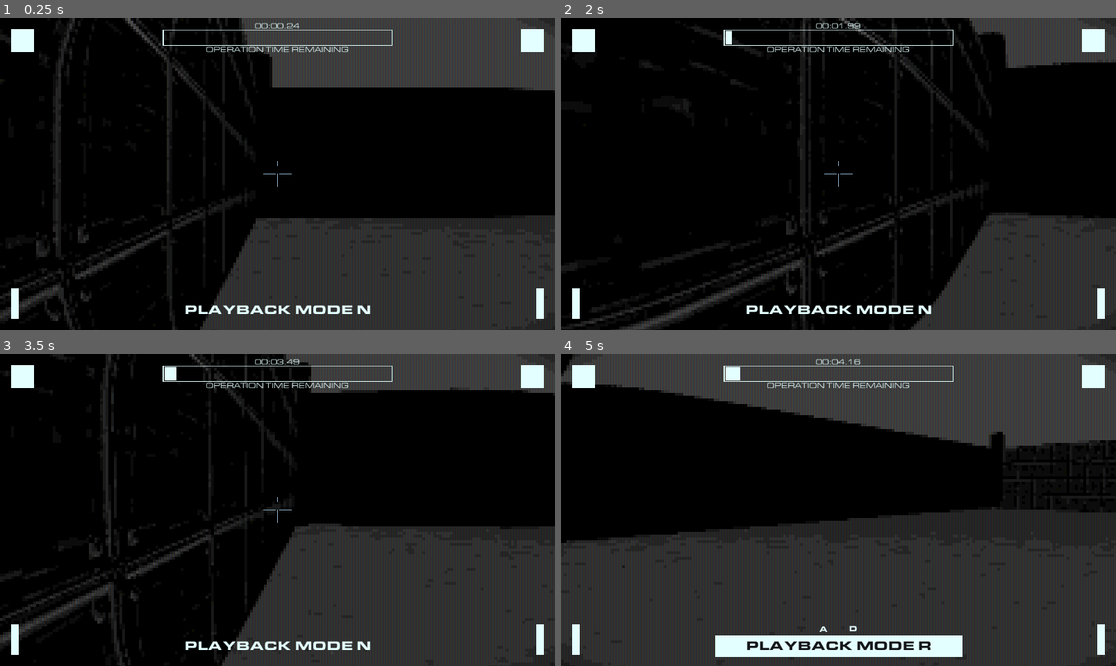
Above: before the commit, frames 1-4 (two rows, left to right).
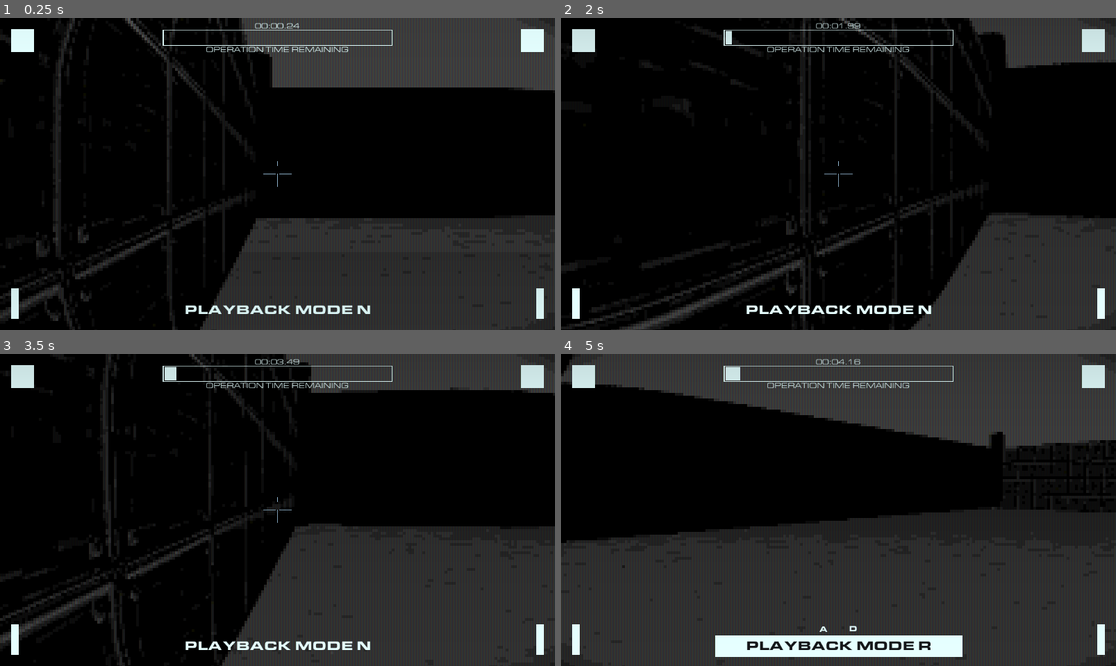
Above: after the commit, the same moments.

Repository: hadder10/Finished_game_2
Game: Godot game, scene res://Scenes/lvls/Level_1.tscn
Two runs of this game, one before a commit and one after it. Both use one fixed random seed, a clock stepped at 60 frames per second and the inputs below. Sound files missing from this copy of the repository are replaced by a short silence.
Inputs (mouse positions are in pixels of both pictures, inside the frame that each line leads up to):
- Up to frame 1 (0.25 s): no input
- Up to frame 2 (2 s): tap Enter (ui_accept) at 0.5, 0.77, 1.52 s; move the mouse to (866, 174) at 0.52 s; press the mouse at (866, 174) at 0.53 s; hold Shift (accel) from 0.53 s (still down); move the mouse to (810, 174) at 1.27 s; release the mouse at (810, 174) at 1.28 s; click (810, 174) at 1.35 s
- Up to frame 3 (3.5 s): keep holding Shift (accel); move the mouse to (288, 503) at 2.02 s; press the mouse at (288, 503) at 2.03 s; move the mouse to (271, 516) at 2.77 s; release the mouse at (271, 516) at 2.78 s; click (271, 516) at 2.85 s; tap Enter (ui_accept) at 3.02 s
- Up to frame 4 (5 s): keep holding Shift (accel); move the mouse to (877, 513) at 3.52 s; press the mouse at (877, 513) at 3.53 s; tap Enter (ui_accept) at 3.77, 4.52 s; tap Space (pause) at 4.15 s; move the mouse to (794, 506) at 4.27 s; release the mouse at (794, 506) at 4.28 s; click (794, 506) at 4.35 s

The runs differ from the first frame. In frame 2, 0.5% of the frame differs, in the area x 2-98%, y 1-54%; in frame 3, 0.5%; in frame 4, 0.5%, in the area x 2-98%, y 1-9%.

Commit message:
Sound for NPC death

Diff:
--- a/Scenes/lvls/Level_1.tscn
+++ b/Scenes/lvls/Level_1.tscn
@@ -13,6 +13,9 @@
 [ext_resource type="Texture2D" uid="uid://sfpwrkifjx2t" path="res://Assets/tiles/ass_Asphalt_002_NORM.png" id="9_ppw18"]
 [ext_resource type="Shader" path="res://Assets/shader/fisheye.gdshader" id="11_pe30f"]
 [ext_resource type="Shader" path="res://Assets/shader/pixilise.gdshader" id="12_yb2of"]
+[ext_resource type="Shader" path="res://Assets/shader/streaks.gdshader" id="13_ayekm"]
+[ext_resource type="PackedScene" uid="uid://bf8f45a25urks" path="res://Scenes/npc/npc.tscn" id="14_p861l"]
+[ext_resource type="PackedScene" uid="uid://bm0oysj3srqg4" path="res://Scenes/scripts/path_node.tscn" id="15_jcoiw"]
 
 [sub_resource type="StandardMaterial3D" id="StandardMaterial3D_ujjqi"]
 resource_name = "Material"
@@ -213,6 +216,9 @@
 [sub_resource type="ShaderMaterial" id="ShaderMaterial_w6ixr"]
 shader = ExtResource("12_yb2of")
 
+[sub_resource type="ShaderMaterial" id="ShaderMaterial_j8yhu"]
+shader = ExtResource("13_ayekm")
+
 [node name="Level_1" type="Node3D"]
 
 [node name="CountdownControl" type="Control" parent="." node_paths=PackedStringArray("player", "rewind_widget", "crosshair", "countdownBar", "countdownLabel")]
@@ -266,16 +272,37 @@
 grow_vertical = 2
 mouse_filter = 2
 
+[node name="WhiteShtuka" type="CanvasLayer" parent="."]
+
+[node name="ColorRect" type="ColorRect" parent="WhiteShtuka"]
+material = SubResource("ShaderMaterial_j8yhu")
+offset_right = 1151.0
+offset_bottom = 647.0
+mouse_filter = 2
+
 [node name="HUD" parent="." instance=ExtResource("4_805dc")]
 
 [node name="RewindWidget" parent="HUD" index="2"]
 mouse_filter = 2
 
+[node name="npc" parent="." node_paths=PackedStringArray("FIRST_ACTION_NODE") instance=ExtResource("14_p861l")]
+transform = Transform3D(1, 0, 0, 0, 1, 0, 0, 0, 1, 0, 1.3435, 0)
+FIRST_ACTION_NODE = NodePath("../npc_path_node")
+
+[node name="npc_path_node" parent="." instance=ExtResource("15_jcoiw")]
+
 [connection signal="fast_forward_end" from="test_player" to="CountdownControl" method="_on_test_player_fast_forward_end"]
+[connection signal="fast_forward_end" from="test_player" to="npc" method="_on_test_player_fast_forward_end"]
 [connection signal="fast_forward_start" from="test_player" to="CountdownControl" method="_on_test_player_fast_forward_start"]
+[connection signal="fast_forward_start" from="test_player" to="npc" method="_on_test_player_fast_forward_start"]
 [connection signal="pause_end" from="test_player" to="CountdownControl" method="_on_test_player_pause_end"]
+[connection signal="pause_end" from="test_player" to="npc" method="_on_test_player_pause_end"]
 [connection signal="pause_start" from="test_player" to="CountdownControl" method="_on_test_player_pause_start"]
+[connection signal="pause_start" from="test_player" to="npc" method="_on_test_player_pause_start"]
 [connection signal="rewind_end" from="test_player" to="CountdownControl" method="_on_test_player_rewind_end"]
+[connection signal="rewind_end" from="test_player" to="npc" method="_on_test_player_rewind_end"]
 [connection signal="rewind_start" from="test_player" to="CountdownControl" method="_on_test_player_rewind_start"]
+[connection signal="rewind_start" from="test_player" to="npc" method="_on_test_player_rewind_start"]
+[connection signal="shot" from="test_player" to="npc" method="_on_test_player_shot"]
 
 [editable path="HUD"]
--- a/Scenes/npc/npc.gd
+++ b/Scenes/npc/npc.gd
@@ -8,6 +8,8 @@
 @export var DEAD_MATERIAL : StandardMaterial3D = StandardMaterial3D.new()
 
 @onready var mesh = $CollisionShape3D/MeshInstance3D
+@onready var pain_sound = $PainSound
+@onready var die_timer = $DieTimer
 
 signal target_shot(target)
 
@@ -118,6 +120,7 @@
 
 func _on_test_player_pause_start():
 	_paused = true
+	stop_all_sounds()
 
 
 func _on_test_player_pause_end():
@@ -148,6 +151,9 @@
 		HEALTH = 0
 		_is_dead = true
 		mesh.material_override = DEAD_MATERIAL
+		die_timer.start()
+		await Signal(die_timer, 'timeout')
+		pain_sound.play()
 
 
 func _on_test_player_accel_start(speed):
@@ -156,3 +162,8 @@
 
 func _on_test_player_accel_end():
 	_rewind_speed = 1
+
+
+func stop_all_sounds():
+	die_timer.stop()
+	pain_sound.stop()
--- a/Scenes/npc/npc.tscn
+++ b/Scenes/npc/npc.tscn
@@ -38,4 +38,7 @@
 [node name="PainSound" type="AudioStreamPlayer3D" parent="."]
 stream = SubResource("AudioStreamRandomizer_pbjd4")
 
+[node name="DieTimer" type="Timer" parent="."]
+wait_time = 0.5
+
 [connection signal="target_shot" from="." to="." method="_on_target_shot"]
Not shown: 7 places in Scenes/lvls/Level_1.tscn that only renumber resources
